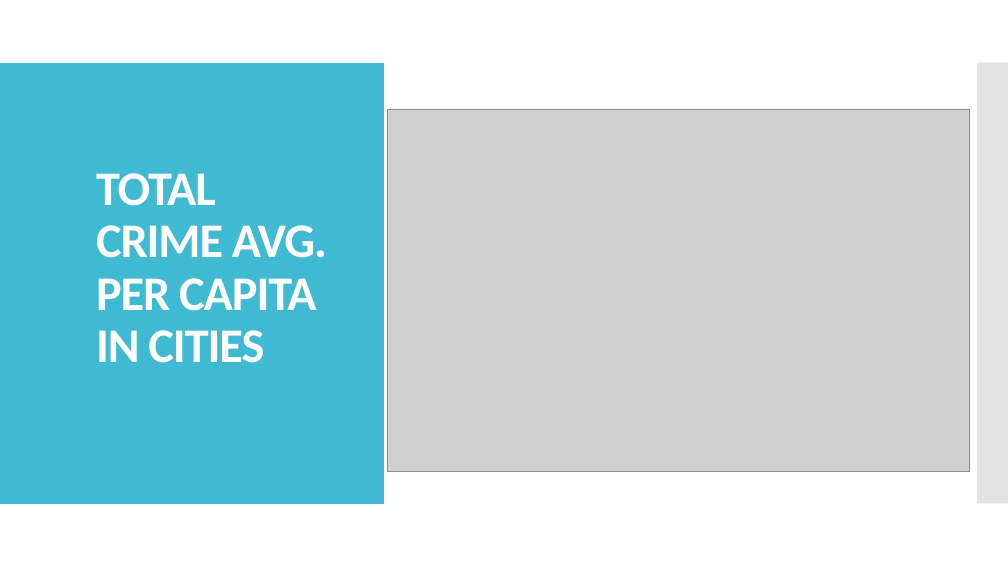
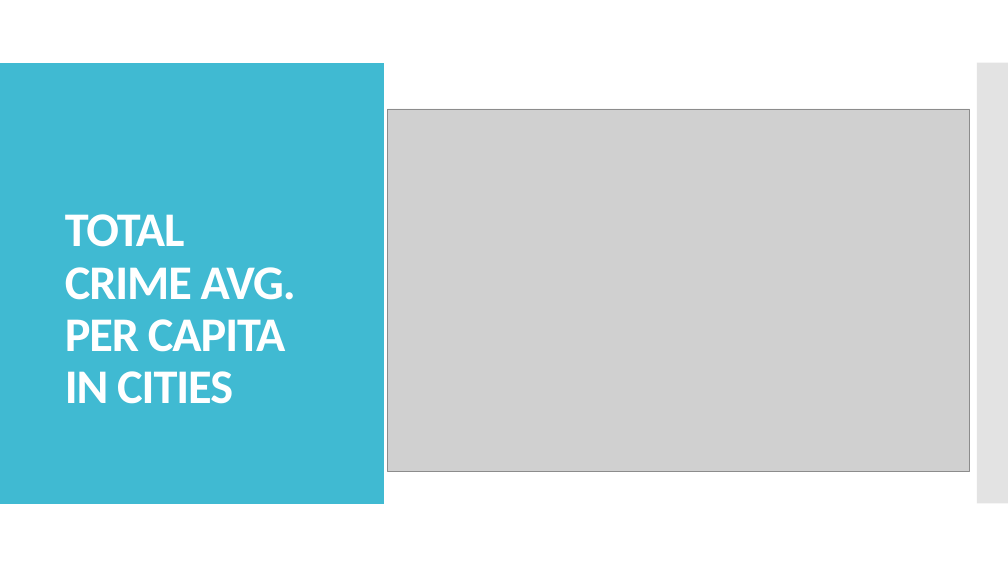
Before and after one commit to andresocorro/project_1, a slide deck: slide 8 of Presentation/final draft.pptx. Drawn at 1008x567 pixels with LibreOffice and Linux fonts; fonts in the diff are those of the drawing; grey boxes stand for pictures. Boxes give left, top, right and bottom in pixels: in the first picture for what was removed or moved away, otherwise in the second. Text is boxed around its words. In the diff, an @@ line names an element or a change of style, - is before the commit and + after.

Commit message:
Presentation update

```diff
--- a/Presentation/final draft.pptx
+++ b/Presentation/final draft.pptx
@@ title "TOTAL CRIME AVG. PER CAPITA ...": place and size @@
-title "TOTAL CRIME AVG. PER CAPITA ..." at (96, 173, 327, 363)
+title "TOTAL CRIME AVG. PER CAPITA ..." at (65, 214, 296, 404)
```
Also in this commit, not shown: 1 other slide changed.
